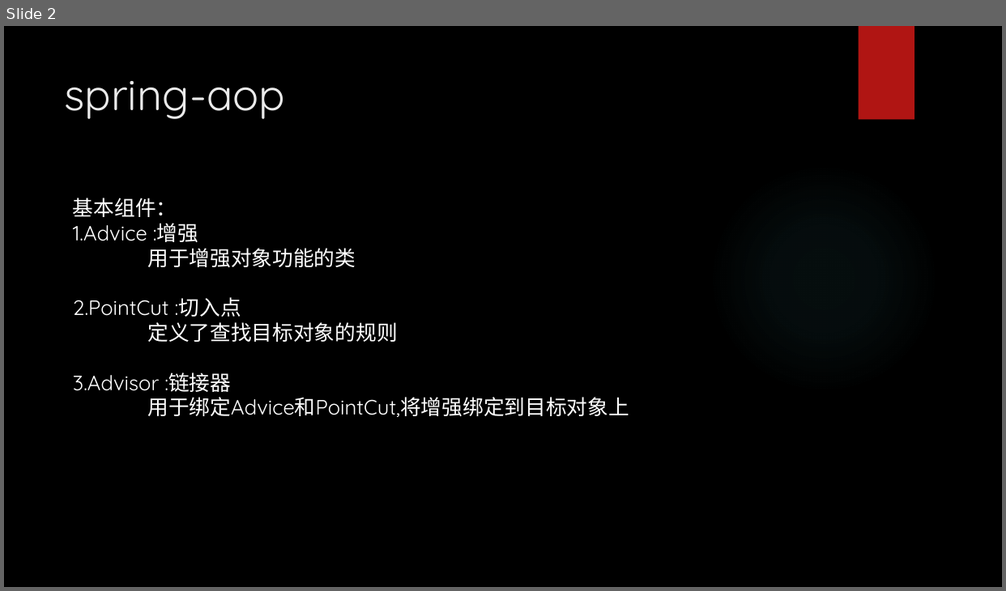
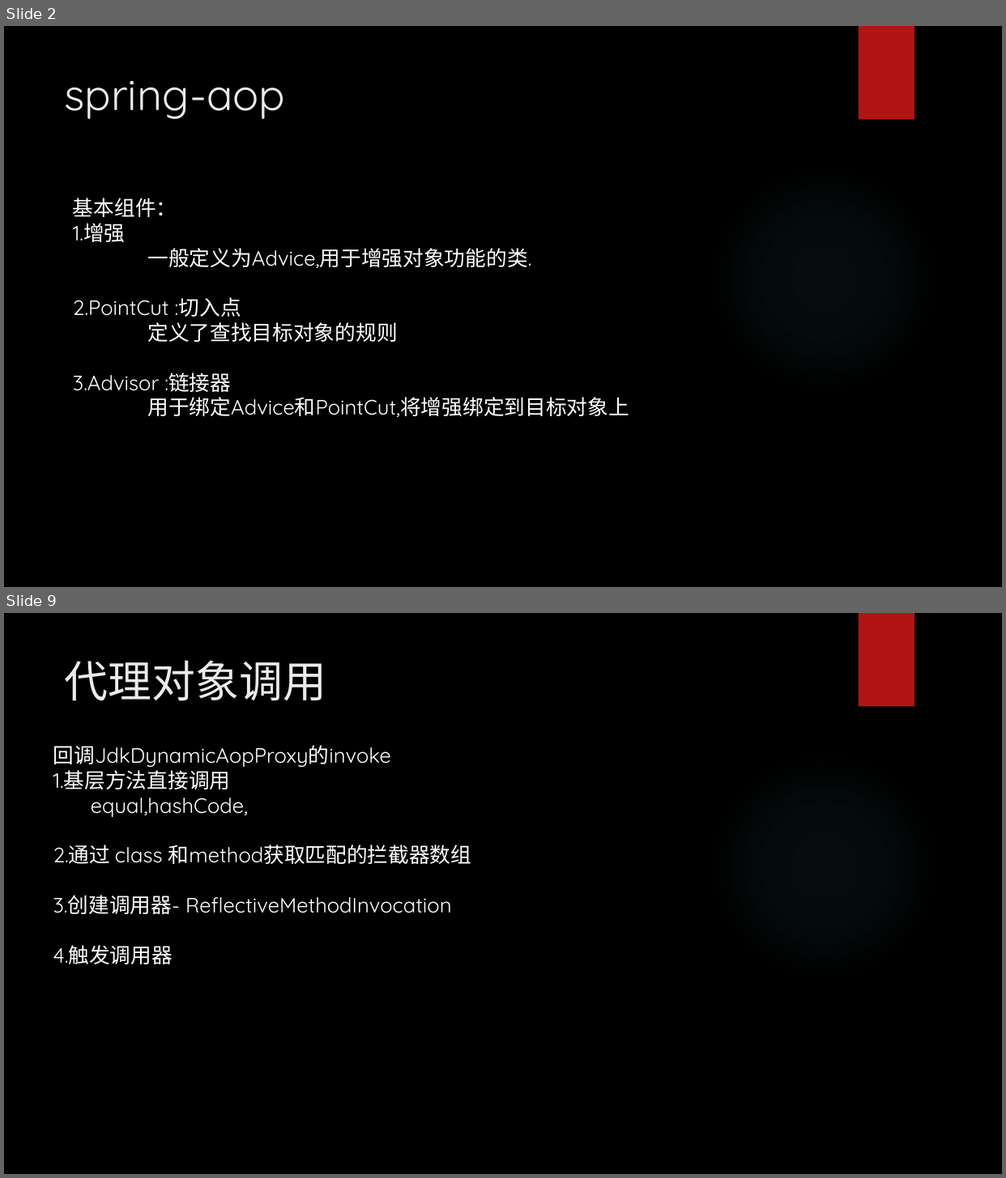
Before and after one commit to liuniudun/doc, a slide deck: Spring-aop.pptx. Shown one above the other, each under a label of ours: slide 2 before the commit, slides 2 and 9 after it; the slides between them are not shown. The pictures are 1006x591 and 1006x1178 pixels, drawn with LibreOffice and Linux fonts; fonts in the diff are those of the drawing; background and template pictures are left out. Boxes give left, top, right and bottom in pixels: in the first picture for what was removed or moved away, otherwise in the second. Text is boxed around its words. In the diff, an @@ line names an element or a change of style, - is before the commit and + after.

```diff
--- a/Spring-aop.pptx
+++ b/Spring-aop.pptx
@@ slide 9 added at (4,613,1002,1174), background picture (left out); not listed: 2 template elements that a slide beside it also shows @@
@@ title added at (65,660,326,701), 42 pt, text #EBEBEB @@
+代理对象调用
@@ text added at (53,745,472,965), 20 pt, text #FFFFFF @@
+回调JdkDynamicAopProxy的invoke
+1.基层方法直接调用
+equal,hashCode,
+2.通过 class 和method获取匹配的拦截器数组
+3.创建调用器- ReflectiveMethodInvocation
+4.触发调用器
@@ slide 2 changed as well @@
@@ text at (73,223,531,268): text changed @@
-1.Advice :增强
-用于增强对象功能的类
+1.增强
+一般定义为Advice,用于增强对象功能的类.
```
Also in this commit, not shown: 1 other slide changed, 9 other slides added, 1 other file.
